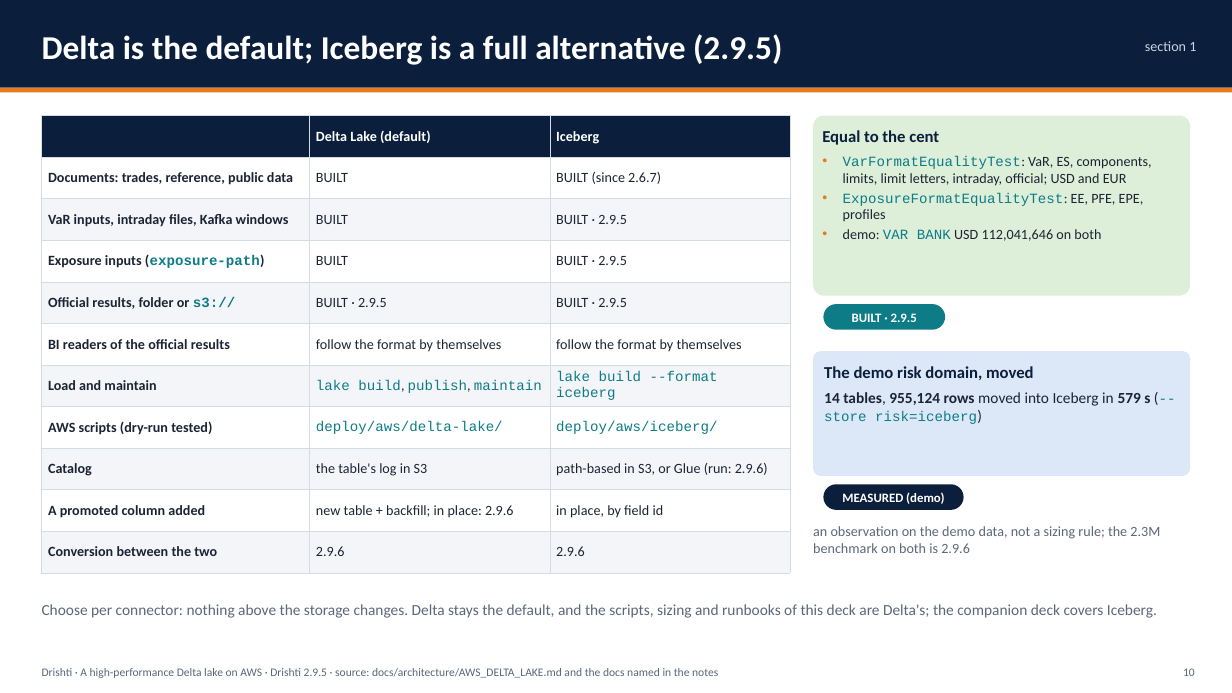
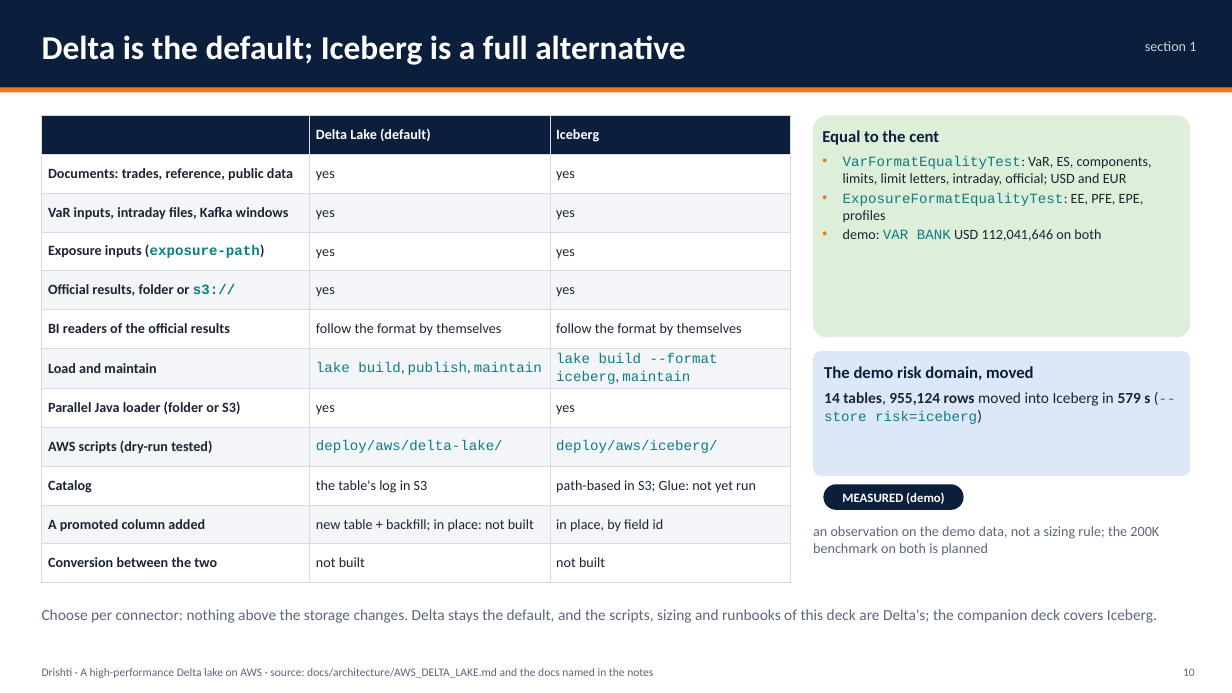
Before and after one commit to ajsinha/drishti, a slide deck: slide 10 of docs/publications/Drishti-AWS-Delta-Lake.pptx. Drawn at 1232x693 pixels with LibreOffice and Linux fonts; fonts in the diff are those of the drawing. Boxes give left, top, right and bottom in pixels: in the first picture for what was removed or moved away, otherwise in the second. Text is boxed around its words. In the diff, an @@ line names an element or a change of style, - is before the commit and + after.

Commit message:
Decks: Design and Evidence, AWS Delta Lake and AWS Iceberg rebuilt (no BUILT pills, no release numbers, facts brought up to date; editions, Arrow, computed attributes, the Java loader and sharding on Fargate)

```diff
--- a/docs/publications/Drishti-AWS-Delta-Lake.pptx
+++ b/docs/publications/Drishti-AWS-Delta-Lake.pptx
@@ text at (42,35,685,65): text changed @@
-Delta is the default; Iceberg is a full alternative (2.9.5)
+Delta is the default; Iceberg is a full alternative
@@ table at (42,116,790,581) @@
-row 2, column 2: BUILT
+row 2, column 2: yes
-row 2, column 3: BUILT (since 2.6.7)
+row 2, column 3: yes
-row 3, column 2: BUILT
+row 3, column 2: yes
-row 3, column 3: BUILT · 2.9.5
+row 3, column 3: yes
-row 4, column 2: BUILT
+row 4, column 2: yes
-row 4, column 3: BUILT · 2.9.5
+row 4, column 3: yes
-row 5, column 2: BUILT · 2.9.5
+row 5, column 2: yes
-row 5, column 3: BUILT · 2.9.5
+row 5, column 3: yes
-row 7: Load and maintain | lake build, publish, maintain | lake build --format iceberg
+row 7: Load and maintain | lake build, publish, maintain | lake build --format iceberg, maintain
+row 8: Parallel Java loader (folder or S3) | yes | yes
-row 10, column 3: path-based in S3, or Glue (run: 2.9.6)
+row 10, column 3: path-based in S3; Glue: not yet run
-row 11, column 2: new table + backfill; in place: 2.9.6
+row 11, column 2: new table + backfill; in place: not built
-row 12, column 2: 2.9.6
+row 12, column 2: not built
-row 12, column 3: 2.9.6
+row 12, column 3: not built
@@ rounded rectangle: place and size @@
-rounded rectangle at (813,116,1190,296)
+rounded rectangle at (813,116,1190,337)
@@ rounded rectangle removed at (824,305,945,329) @@
-BUILT · 2.9.5
@@ text at (813,526,1159,555): text changed @@
-an observation on the demo data, not a sizing rule; the 2.3M benchmark on both is 2.9.6
+an observation on the demo data, not a sizing rule; the 200K benchmark on both is planned
@@ text "Choose per connector: nothing above ...": place and size @@
-text "Choose per connector: nothing above ..." at (42,604,1157,618)
+text "Choose per connector: nothing above ..." at (42,609,1157,623)
@@ text at (42,668,653,678): text changed @@
-Drishti · A high-performance Delta lake on AWS · Drishti 2.9.5 · source: docs/architecture/AWS_DELTA_LAKE.md and the docs named in the notes
+Drishti · A high-performance Delta lake on AWS · source: docs/architecture/AWS_DELTA_LAKE.md and the docs named in the notes
```
Also in this commit, not shown: 85 other slides changed, 2 slides added, 3 other files.
